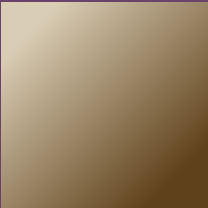
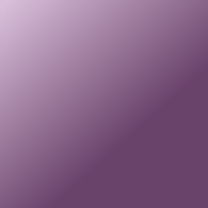
Two versions of the same layered image (208px x 208px). Layer-by-layer changes:
renamed "Background: Additional Output copy" to "Background: Additional Output #1", showed it, painted on it over box(1, 1, 208, 208)
showed "Forbidden" over box(15, 16, 191, 192)
painted on "Background: Additional Output" over box(0, 0, 208, 208)
hid "Mundane Communication" over box(19, 23, 190, 179)
showed "Runic Paper" over box(24, 36, 184, 173)
